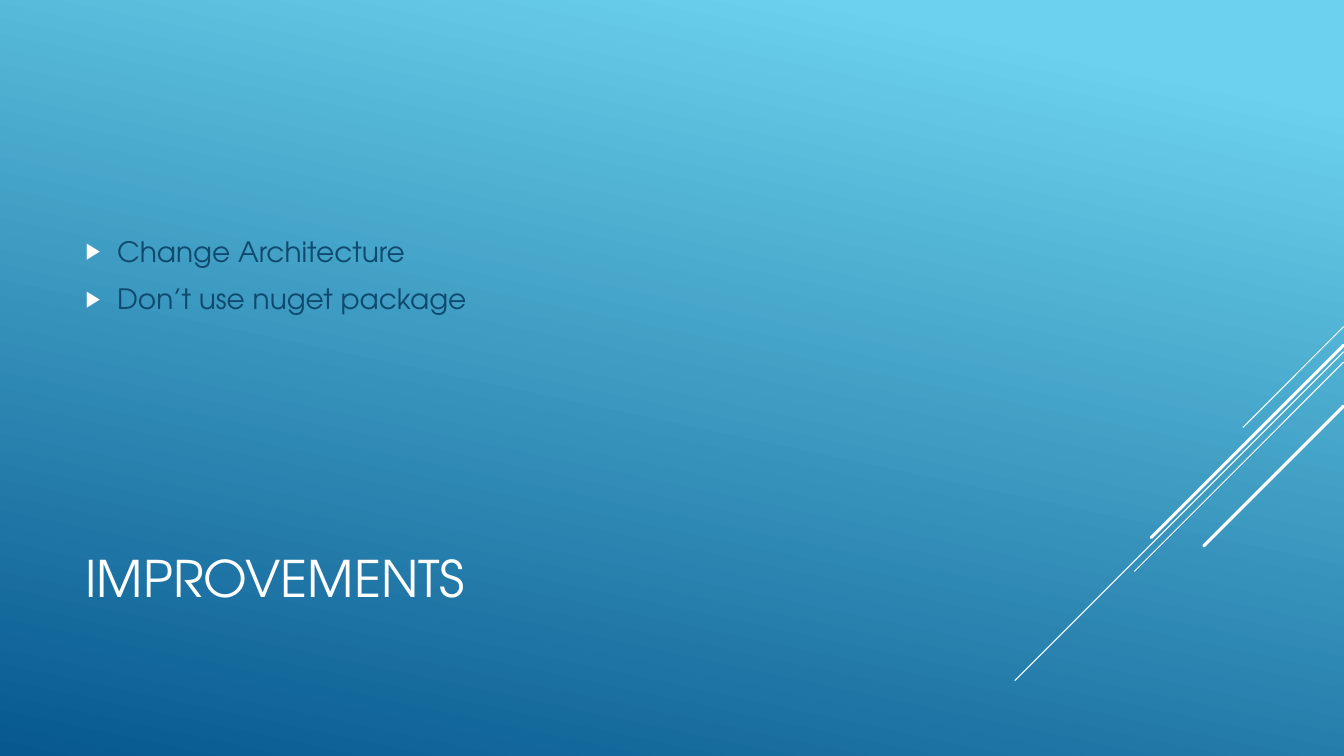
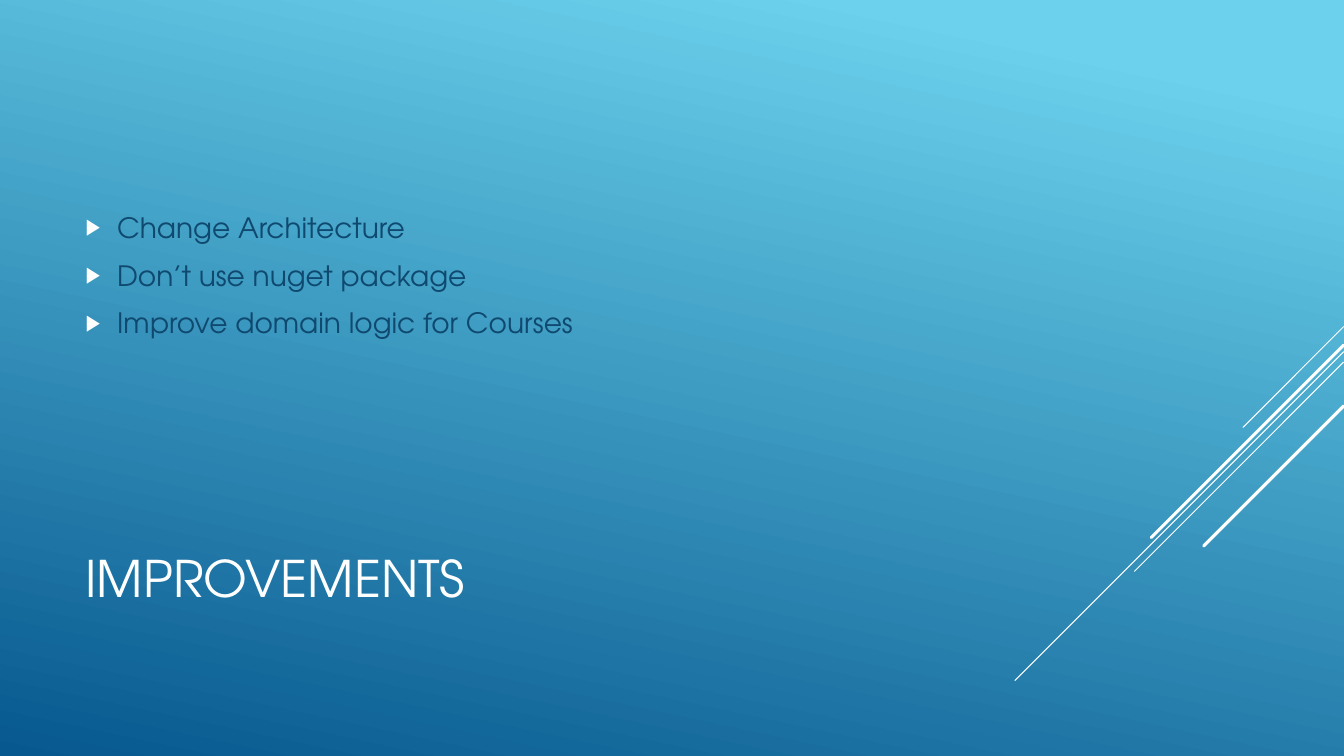
Before and after one commit to FTheron/LearningHub, a slide deck: slide 9 of LearningHubInReview.pptx (slide 4 before the commit). Drawn at 1344x756 pixels with LibreOffice and Linux fonts; fonts in the diff are those of the drawing. Boxes give left, top, right and bottom in pixels: in the first picture for what was removed or moved away, otherwise in the second. Text is boxed around its words. In the diff, an @@ line names an element or a change of style, - is before the commit and + after.

```diff
--- a/LearningHubInReview.pptx
+++ b/LearningHubInReview.pptx
@@ text at (x1=117, y1=312, x2=573, y2=339): paragraph added @@
+▶ Improve domain logic for Courses
```
Also in this commit, not shown: 5 slides added.
